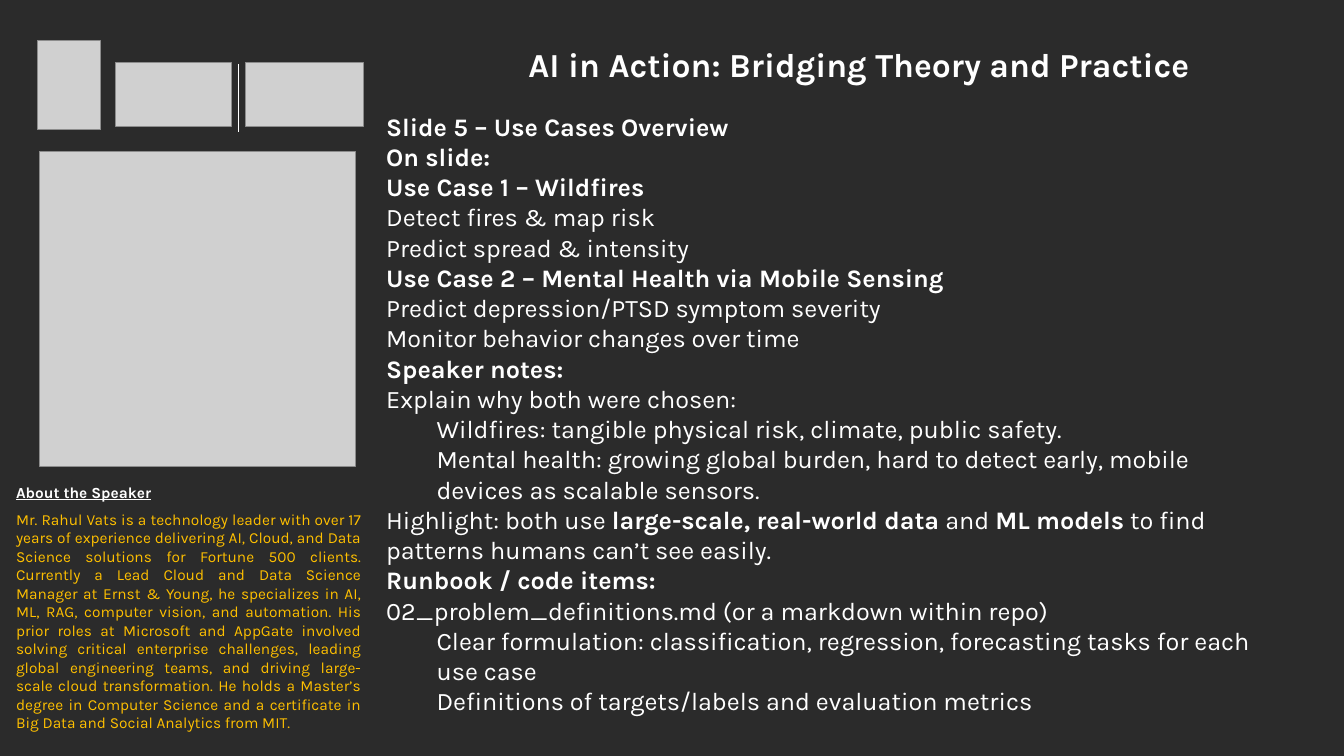
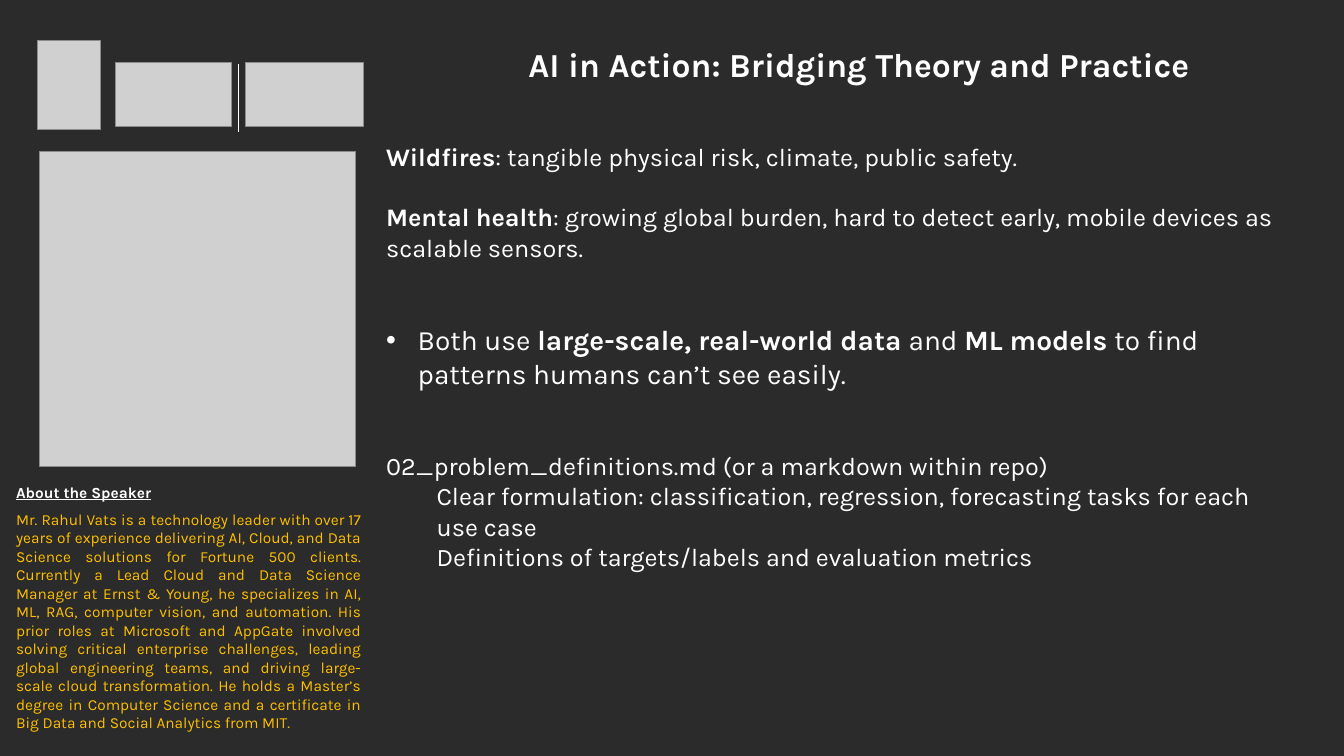
Before and after one commit to rvats/CardiffMetropolitanUniversity_Talk_By_RahulVats, a slide deck: slide 10 of AITalk_at_Cardiff_By_RahulVats.pptx (slide 9 before the commit). Drawn at 1344x756 pixels with LibreOffice and Linux fonts; fonts in the diff are those of the drawing; grey boxes stand for pictures; background and template pictures are left out; a plain dark background stands for a picture behind light text. Boxes give left, top, right and bottom in pixels: in the first picture for what was removed or moved away, otherwise in the second. Text is boxed around its words. In the diff, an @@ line names an element or a change of style, - is before the commit and + after.

```diff
--- a/AITalk_at_Cardiff_By_RahulVats.pptx
+++ b/AITalk_at_Cardiff_By_RahulVats.pptx
@@ text at (386, 118, 943, 414): paragraphs removed @@
-Slide 5 – Use Cases Overview
-On slide:
-Use Case 1 – Wildfires
-Detect fires & map risk
-Predict spread & intensity
-Use Case 2 – Mental Health via Mobile Sensing
-Predict depression/PTSD symptom severity
-Monitor behavior changes over time
-Speaker notes:
-Explain why both were chosen:
@@ text at (386, 148, 1272, 258): bold on in "Wildfires:", "Mental health:"; list level 2 to 1 in "Wildfires: tangible physical risk, climate, ..."; list level 2 to 1 in "Mental health: growing global burden, ..." @@
@@ text at (418, 330, 1198, 391): text changed; size 18 to 20 pt @@
-Highlight: both use large-scale, real-world data and ML models to find patterns humans can’t see easily.
-Runbook / code items:
+• Both use large-scale, real-world data and ML models to find patterns humans can’t see easily.
```
Also in this commit, not shown: 8 other slides changed, 1 slide added, 9 other files.
